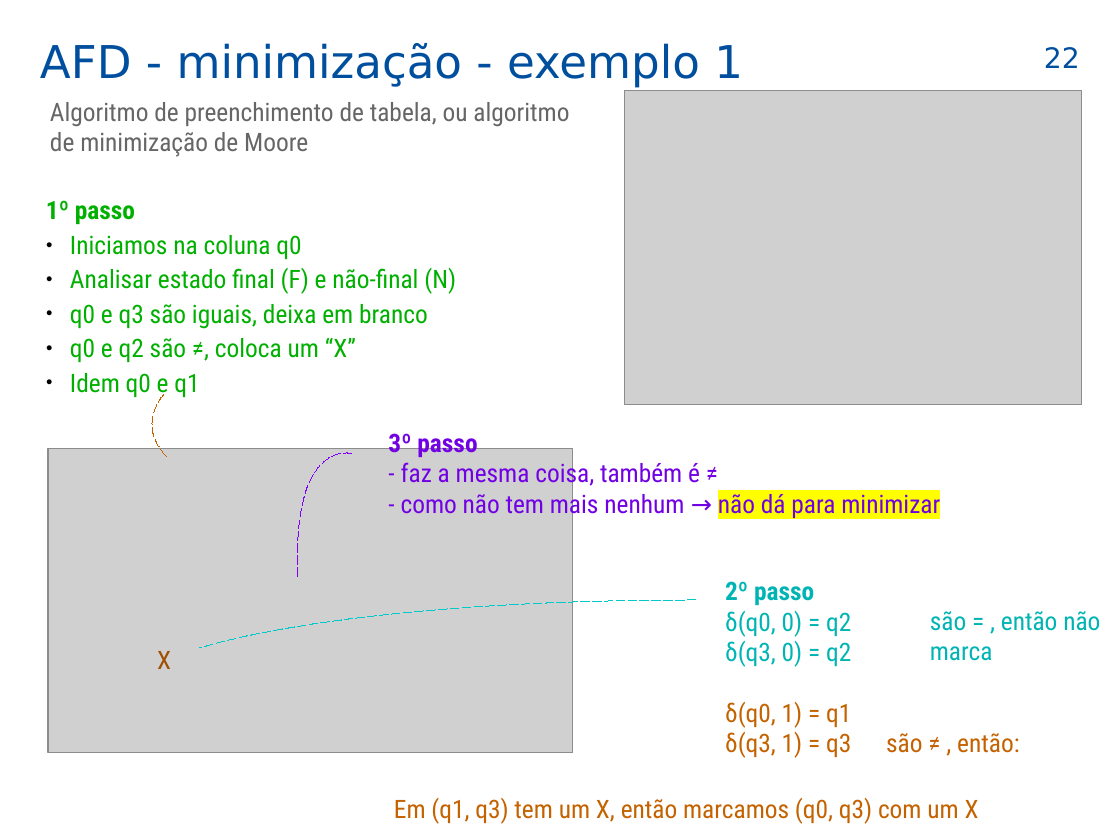
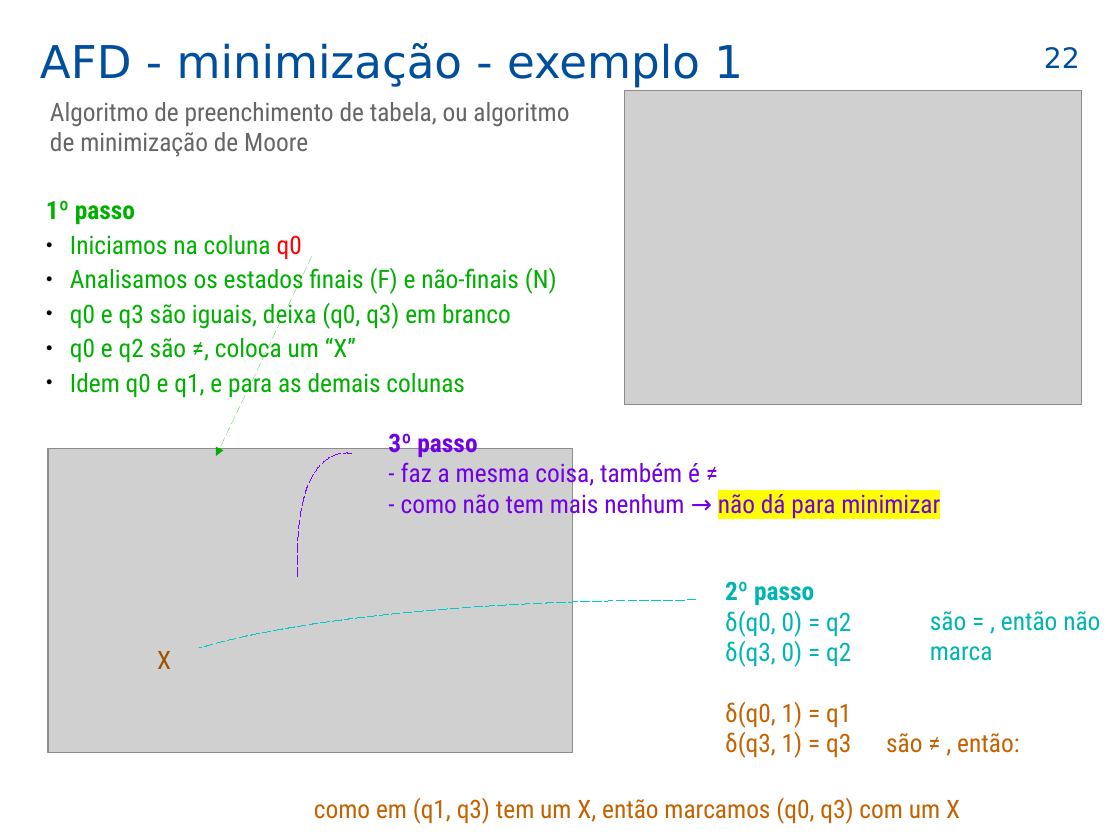
Before and after one commit to efurlanm/teaching, a slide deck: slide 22 of lfa/LFA-22-automatos_2025-04-02.odp. Drawn at 1120x840 pixels with LibreOffice and Linux fonts; fonts in the diff are those of the drawing; grey boxes stand for pictures; background and template pictures are left out. Boxes give left, top, right and bottom in pixels: in the first picture for what was removed or moved away, otherwise in the second. Text is boxed around its words. In the diff, an @@ line names an element or a change of style, - is before the commit and + after.

```diff
--- a/lfa/LFA-22-automatos_2025-04-02.odp
+++ b/lfa/LFA-22-automatos_2025-04-02.odp
@@ text at [70,235,302,259]: text colour #00B000 to #FF0000 in "q0" @@
@@ text at [70,268,557,329]: text changed @@
-● Analisar estado final (F) e não-final (N)
-● q0 e q3 são iguais, deixa em branco
+● Analisamos os estados finais (F) e não-finais (N)
+● q0 e q3 são iguais, deixa (q0, q3) em branco
@@ arrow added from (312, 256) to (216, 456), #00B000 0 pt dashed @@
@@ text at [70,369,465,398]: text changed @@
-● Idem q0 e q1
+● Idem q0 e q1, e para as demais colunas
@@ freeform shape removed at [152,394,167,455] @@
@@ text at [314,798,960,824]: text changed @@
-Em (q1, q3) tem um X, então marcamos (q0, q3) com um X
+como em (q1, q3) tem um X, então marcamos (q0, q3) com um X
```
Also in this commit, not shown: 17 other slides changed, 1 other file.
